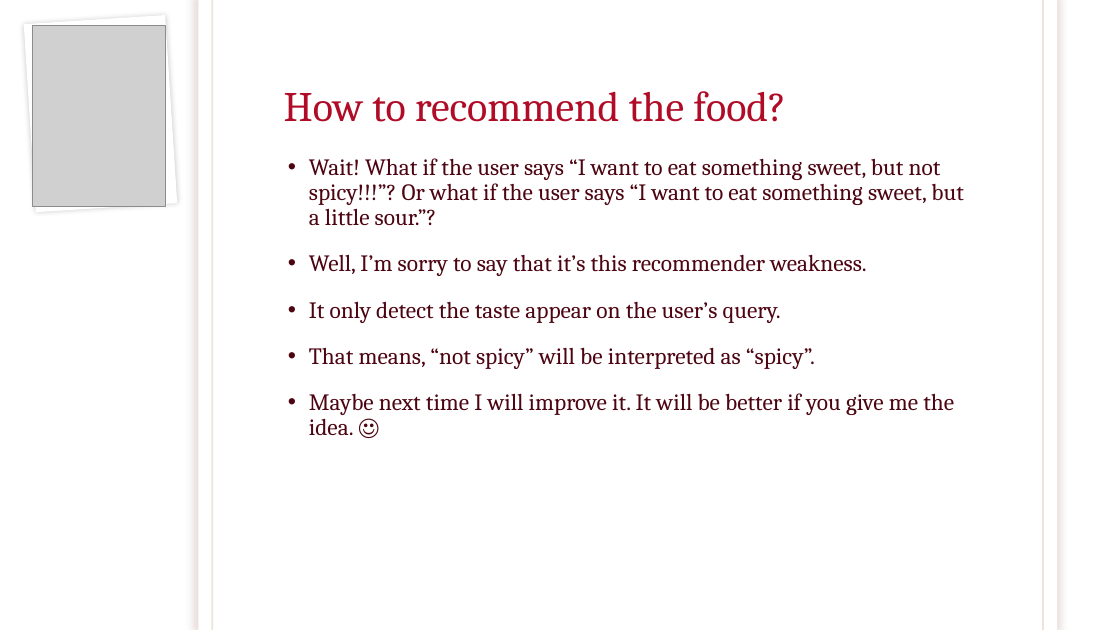
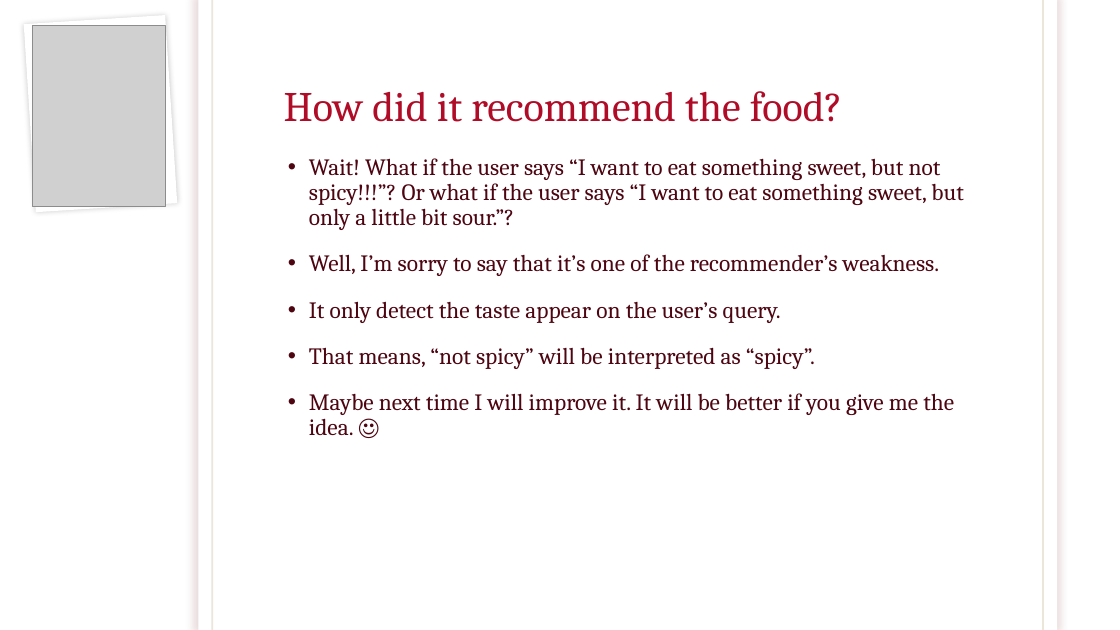
Before and after one commit to Rangga1708/Food-Recommender, a slide deck: slide 37 of Food Recommender Based on Taste.pptx (slide 35 before the commit). Drawn at 1120x630 pixels with LibreOffice and Linux fonts; fonts in the diff are those of the drawing; grey boxes stand for pictures; background and template pictures are left out. Boxes give left, top, right and bottom in pixels: in the first picture for what was removed or moved away, otherwise in the second. Text is boxed around its words. In the diff, an @@ line names an element or a change of style, - is before the commit and + after.

```diff
--- a/Food Recommender Based on Taste.pptx
+++ b/Food Recommender Based on Taste.pptx
@@ title at (284, 91, 843, 122): text changed @@
-How to recommend the food?
+How did it recommend the food?
@@ text at (309, 158, 963, 276): text changed @@
-• Wait! What if the user says “I want to eat something sweet, but not spicy!!!”? Or what if the user says “I want to eat something sweet, but a little sour.”?
-• Well, I’m sorry to say that it’s this recommender weakness.
+• Wait! What if the user says “I want to eat something sweet, but not spicy!!!”? Or what if the user says “I want to eat something sweet, but only a little bit sour.”?
+• Well, I’m sorry to say that it’s one of the recommender’s weakness.
```
Also in this commit, not shown: 17 other slides changed, 6 slides added, 1 slide removed.
